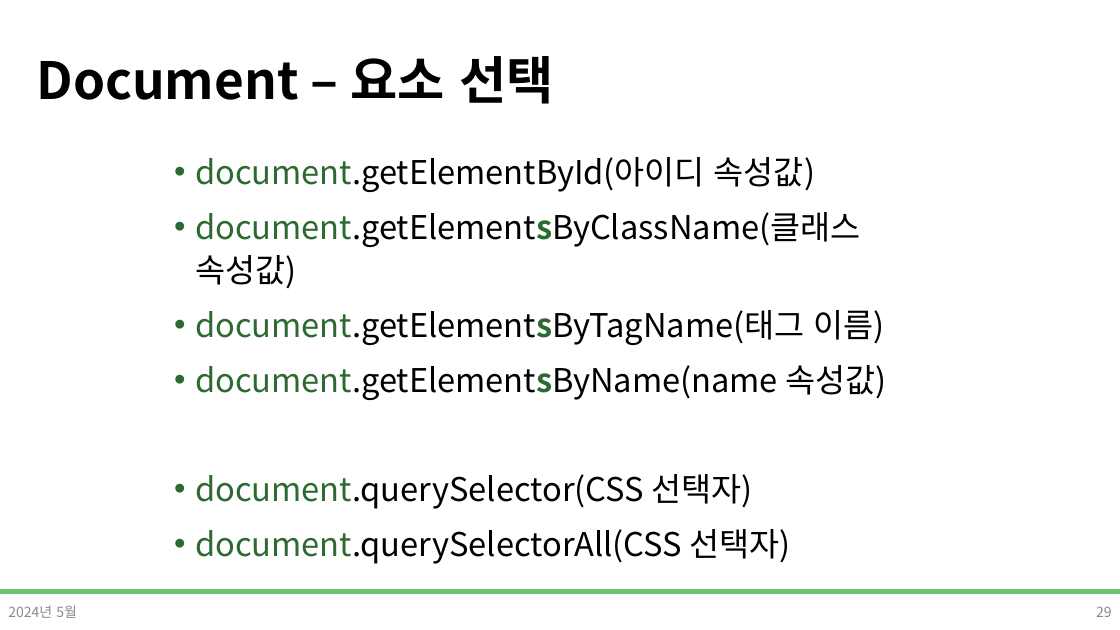
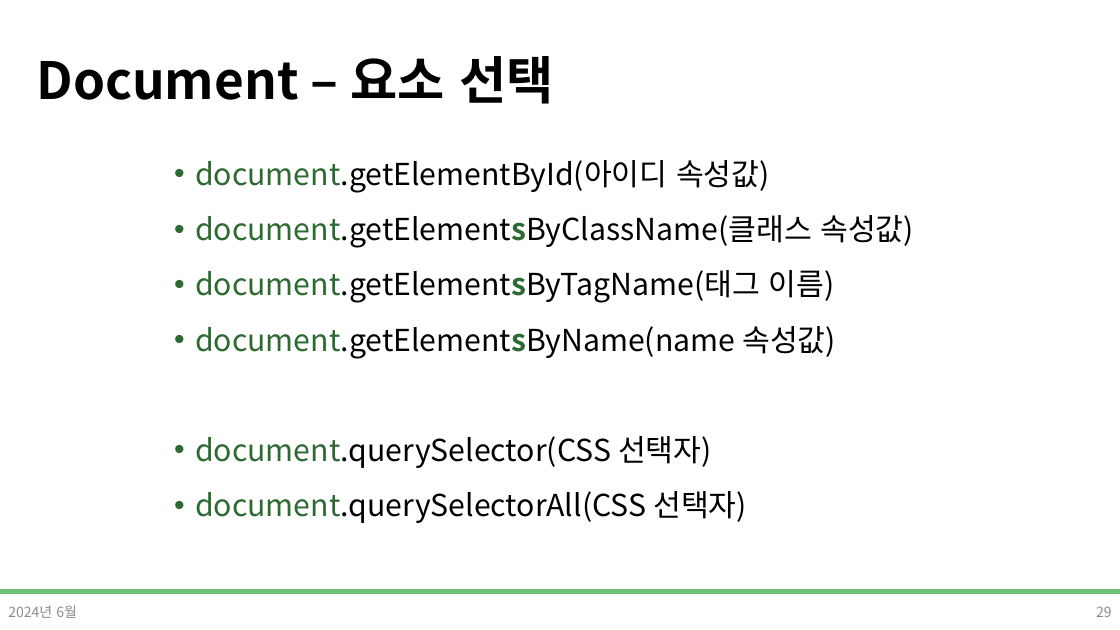
Before and after one commit to DevDamon0527/SeSAC_Yeongdeungpo_Campus_6th, a slide deck: slide 29 of material/[SeSAC_YDP_6] 04_5_Javascript_표준객체,DOM.pptx. Drawn at 1120x630 pixels with LibreOffice and Linux fonts; fonts in the diff are those of the drawing; background and template pictures are left out. Boxes give left, top, right and bottom in pixels: in the first picture for what was removed or moved away, otherwise in the second. Text is boxed around its words. In the diff, an @@ line names an element or a change of style, - is before the commit and + after.

Commit message:
수업 준비 : js-dom / css-media-query

```diff
--- a/material/[SeSAC_YDP_6] 04_5_Javascript_표준객체,DOM.pptx
+++ b/material/[SeSAC_YDP_6] 04_5_Javascript_표준객체,DOM.pptx
@@ text "document.getElementById(아이디 속성값)" at bbox=[195, 160, 914, 523]: size 28 to 25.9 pt; line spacing 1.1 to 1.2 @@
@@ text at bbox=[8, 605, 77, 618]: text changed @@
-2024년 5월
+2024년 6월
```
Also in this commit, not shown: 37 other slides changed, 16 other files.
